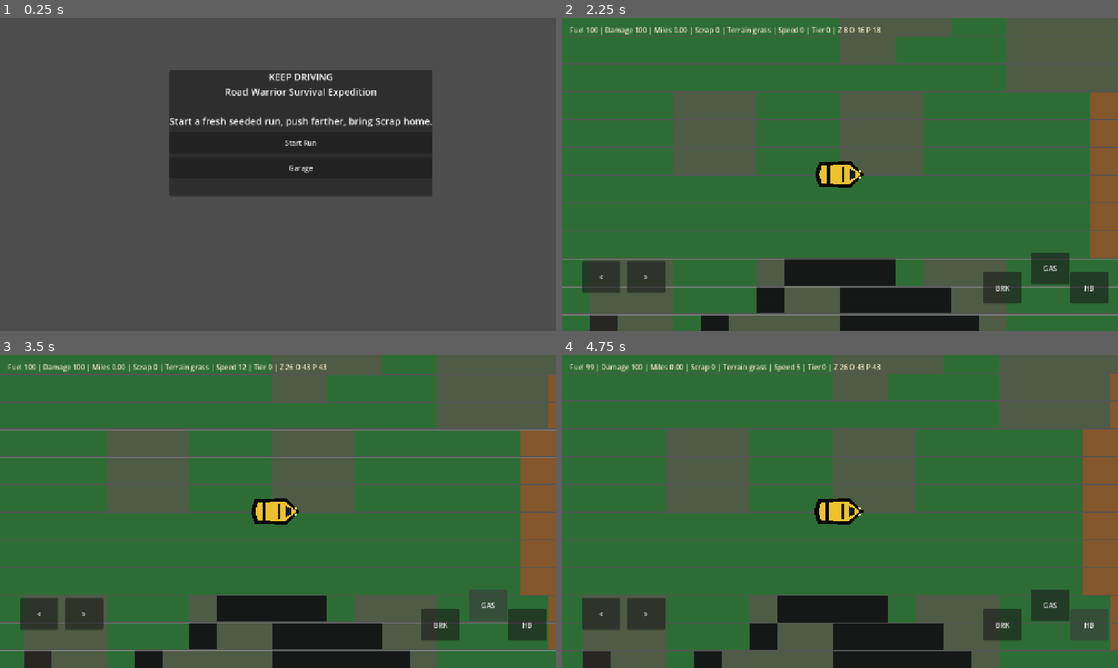
Above: before the commit, frames 1-4 (two rows, left to right).
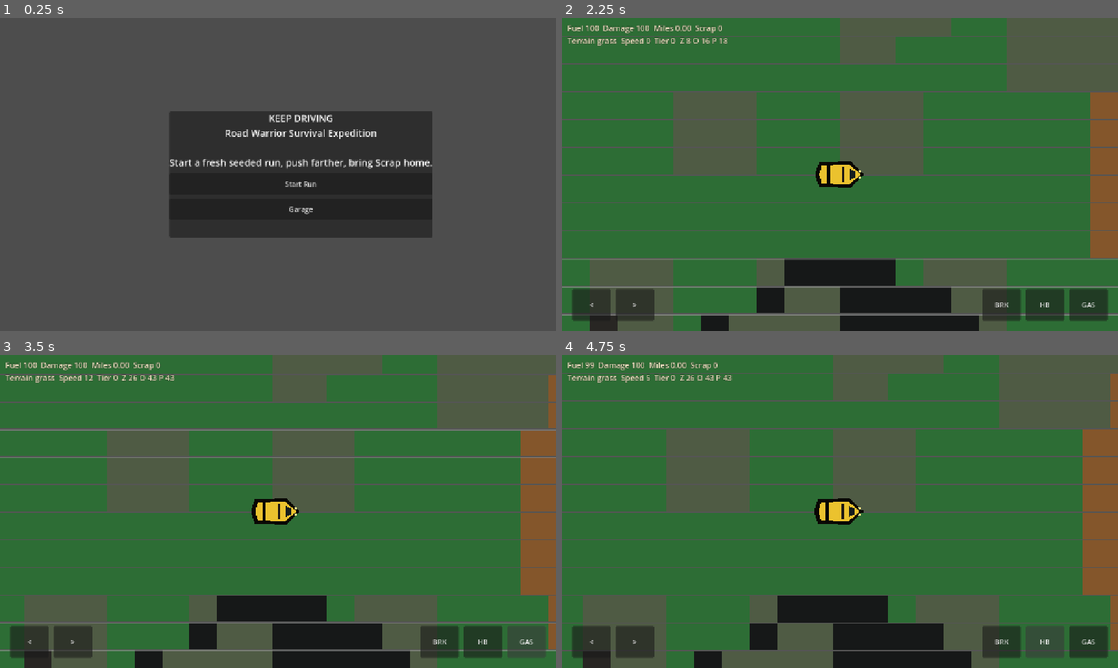
Above: after the commit, the same moments.

Repository: scwlkr/keep-driving
Game: Godot game, scene res://scenes/main.tscn
Two runs of this game, one before a commit and one after it. Both use one fixed random seed, a clock stepped at 60 frames per second and the inputs below.
Inputs:
- Up to frame 1 (0.25 s): no input
- Up to frame 2 (2.25 s): click "Garage" at 0.5 s; click "Back" at 1.25 s; click "Start Run" at 2 s
- Up to frame 3 (3.5 s): click "GAS" at 2.75 s
- Up to frame 4 (4.75 s): click "BRK" at 3.5 s; click "HB" at 4.25 s

The runs differ from the first frame. In frame 1, 14% of the frame differs, in the area x 30-78%, y 16-71%; in frame 2, 6.5%; in frame 3, 6.4%; in frame 4, 6.4%.

Commit message:
Validate build 06 07 09 loop proofs

Diff:
--- a/proofs/manual_smoke_proof.gd
+++ b/proofs/manual_smoke_proof.gd
@@ -2,6 +2,8 @@
 
 const C = preload("res://scripts/game_constants.gd")
 const GameRoot = preload("res://scripts/game_root.gd")
+const ProfileStore = preload("res://scripts/profile_store.gd")
+const WorldEntity = preload("res://scripts/world_entity.gd")
 
 func _initialize() -> void:
 	call_deferred("_run")
@@ -11,21 +13,34 @@
 	root.add_child(game)
 	game.persist_enabled = false
 	game._ready()
-	game.profile = preload("res://scripts/profile_store.gd").default_profile()
+	game.simulated_mobile_viewport = Vector2(896, 414)
+	game.profile = ProfileStore.default_profile()
 	game.profile["scrap"] = 40
 	game.start_run(909090)
 	var covered := {
 		"road": false,
 		"offroad": false,
 		"handbrake": false,
-		"pickup": false,
-		"damage": false,
+		"fuel_pickup": false,
+		"repair_pickup": false,
+		"scrap_pickup": false,
+		"zombie_ram": false,
+		"zombie_contact_damage": false,
+		"obstacle_light": false,
+		"obstacle_medium": false,
+		"obstacle_heavy": false,
+		"fuel_end": false,
+		"damage_end": false,
 		"results": false,
 		"garage": false,
 		"restart": false,
 		"mobile": false,
+		"mobile_touch_input": false,
+		"dashboard": false,
 	}
 	for i in range(60 * 600):
+		if game.state != "running":
+			game.start_run(909090 + i)
 		var steer := sin(float(i) * 0.017)
 		game.simulated_controls = {
 			"steer": steer,
@@ -41,24 +56,113 @@
 			covered["offroad"] = true
 		if bool(game.simulated_controls["handbrake"]):
 			covered["handbrake"] = true
-		if game.run_scrap > 0 or game.fuel < C.max_fuel_for(game.profile["upgrades"]):
-			covered["pickup"] = true
-		if game.vehicle_damage_remaining < C.max_damage_for(game.profile["upgrades"]):
-			covered["damage"] = true
-		if game.state != "running":
-			break
-	if game.state == "running":
-		game.end_run("manual smoke timeout")
-	covered["results"] = game.state == "results"
+		covered["dashboard"] = covered["dashboard"] or _dashboard_has_core_stats(game)
+		if game.fuel < 12.0:
+			game.fuel = 45.0
+		if game.vehicle_damage_remaining < 20.0:
+			game.vehicle_damage_remaining = 60.0
+
+	game.simulated_controls = {}
+	game.vehicle_damage_remaining = C.max_damage_for(game.profile["upgrades"])
+	game.fuel = C.max_fuel_for(game.profile["upgrades"])
+	covered["fuel_pickup"] = _prove_pickup(game, "fuel")
+	covered["repair_pickup"] = _prove_pickup(game, "repair")
+	covered["scrap_pickup"] = _prove_pickup(game, "scrap")
+	covered["zombie_ram"] = _prove_zombie_ram(game)
+	covered["zombie_contact_damage"] = _prove_zombie_contact_damage(game)
+	covered["obstacle_light"] = _prove_obstacle_contact(game, "light")
+	covered["obstacle_medium"] = _prove_obstacle_contact(game, "medium")
+	covered["obstacle_heavy"] = _prove_obstacle_contact(game, "heavy")
+
+	game.fuel = 0.0
+	game.sputter_seconds = C.SPUTTER_GRACE_SECONDS
+	game._apply_run_resources(0.01, C.TERRAIN_ROAD)
+	covered["fuel_end"] = game.state == "results" and game.run_end_reason == "Fuel"
+	covered["results"] = covered["fuel_end"]
+
 	game.show_garage()
-	covered["garage"] = game.buy_upgrade("fuel_tank") or int(game.profile["upgrades"]["fuel_tank"]) > 0
+	covered["garage"] = game.buy_upgrade("fuel_tank") and int(game.profile["upgrades"]["fuel_tank"]) == 1
 	var previous_seed := game.run_seed
-	game.start_run(808080)
-	covered["restart"] = game.run_seed != previous_seed
-	covered["mobile"] = bool(game.mobile_layout_report()["landscape"])
+	var scrap_after_garage := int(game.profile["scrap"])
+	game.start_run()
+	game._process(1.0 / 60.0)
+	covered["restart"] = game.run_seed != previous_seed and int(game.profile["upgrades"]["fuel_tank"]) == 1 and int(game.profile["scrap"]) == scrap_after_garage and game.fuel > C.MAX_FUEL
+
+	game._touch_button("steer_left", true)
+	game._touch_button("gas", true)
+	game._touch_button("handbrake", true)
+	var touch_controls := game._read_controls()
+	covered["mobile_touch_input"] = float(touch_controls["steer"]) < 0.0 and bool(touch_controls["gas"]) and bool(touch_controls["handbrake"])
+	game._touch_button("steer_left", false)
+	game._touch_button("gas", false)
+	game._touch_button("handbrake", false)
+	var mobile_report := game.mobile_layout_report()
+	covered["mobile"] = bool(mobile_report["landscape"]) and bool(mobile_report["touch_sized"]) and bool(mobile_report["controls_in_bounds"])
+	covered["dashboard"] = covered["dashboard"] and bool(mobile_report["dashboard_has_core_stats"]) and bool(mobile_report["dashboard_width_ok"])
+
+	game.apply_damage(C.max_damage_for(game.profile["upgrades"]), "manual smoke lethal")
+	covered["damage_end"] = game.state == "results" and game.run_end_reason.begins_with("Vehicle Damage")
+
 	var ok := true
 	for key in covered.keys():
 		ok = ok and bool(covered[key])
-	print("MANUAL_SMOKE_SIMULATION seconds=600 covered=%s pass=%s" % [str(covered), str(ok)])
+	print("MANUAL_SMOKE_SIMULATION seconds=600 covered=%s mobile=%s pass=%s" % [str(covered), str(mobile_report), str(ok)])
 	game.queue_free()
 	quit(0 if ok else 1)
+
+func _spawn_entity(game:GameRoot, id:String, kind:String, offset:Vector2) -> WorldEntity:
+	var entity := WorldEntity.new()
+	entity.setup({"id": id, "kind": kind}, game.player.global_position + offset, "manual_smoke")
+	game.world.add_child(entity)
+	game.world.active_entities[entity.marker_id] = entity
+	return entity
+
+func _prove_pickup(game:GameRoot, kind:String) -> bool:
+	var id := "manual:%s" % kind
+	if kind == "fuel":
+		game.fuel = 10.0
+	elif kind == "repair":
+		game.vehicle_damage_remaining = C.max_damage_for(game.profile["upgrades"]) - 40.0
+	var scrap_before := game.run_scrap
+	var fuel_before := game.fuel
+	var damage_before := game.vehicle_damage_remaining
+	_spawn_entity(game, id, kind, Vector2(12, 0))
+	game._handle_contacts(0.1)
+	if kind == "fuel":
+		return game.fuel > fuel_before and game.world.run_mutations.has(id)
+	if kind == "repair":
+		return game.vehicle_damage_remaining > damage_before and game.world.run_mutations.has(id)
+	return game.run_scrap == scrap_before + C.SCRAP_PICKUP_AMOUNT and game.world.run_mutations.has(id)
+
+func _prove_zombie_ram(game:GameRoot) -> bool:
+	var id := "manual:zombie_ram"
+	game.player.velocity = Vector2.RIGHT * 260.0
+	_spawn_entity(game, id, "zombie", Vector2(30, 0))
+	game._handle_contacts(0.1)
+	return game.world.run_mutations.has(id)
+
+func _prove_zombie_contact_damage(game:GameRoot) -> bool:
+	var id := "manual:zombie_contact"
+	game.player.velocity = Vector2.ZERO
+	game.vehicle_damage_remaining = C.max_damage_for(game.profile["upgrades"])
+	var damage_before := game.vehicle_damage_remaining
+	_spawn_entity(game, id, "zombie", Vector2(30, 0))
+	game._handle_contacts(1.0)
+	game.world.mutate_marker(id, "proofed")
+	return game.vehicle_damage_remaining < damage_before
+
+func _prove_obstacle_contact(game:GameRoot, weight:String) -> bool:
+	var id := "manual:obstacle_%s" % weight
+	game.vehicle_damage_remaining = C.max_damage_for(game.profile["upgrades"])
+	game.player.velocity = Vector2.RIGHT * (500.0 if weight == "medium" else 260.0)
+	var damage_before := game.vehicle_damage_remaining
+	_spawn_entity(game, id, "obstacle_%s" % weight, Vector2(30, 0))
+	game._handle_contacts(0.1)
+	var damaged := game.vehicle_damage_remaining < damage_before
+	var mutation_ok := true if weight == "heavy" else game.world.run_mutations.has(id)
+	game.world.mutate_marker(id, "proofed")
+	return damaged and mutation_ok
+
+func _dashboard_has_core_stats(game:GameRoot) -> bool:
+	var text := game.dashboard.text
+	return text.find("Fuel") >= 0 and text.find("Damage") >= 0 and text.find("Miles") >= 0 and text.find("Scrap") >= 0
--- a/scripts/game_root.gd
+++ b/scripts/game_root.gd
@@ -28,6 +28,7 @@
 var run_end_reason := ""
 var touch_state := {"steer": 0.0, "gas": false, "brake": false, "handbrake": false}
 var simulated_controls := {}
+var simulated_mobile_viewport := Vector2.ZERO
 
 func _ready() -> void:
 	profile = ProfileStore.load_profile()
@@ -68,6 +69,7 @@
 
 func show_start() -> void:
 	state = "start"
+	_layout_ui()
 	player.visible = false
 	world.visible = false
 	_set_menu(true, "KEEP DRIVING\nRoad Warrior Survival Expedition\n\nStart a fresh seeded run, push farther, bring Scrap home.")
@@ -77,6 +79,7 @@
 
 func show_garage() -> void:
 	state = "garage"
+	_layout_ui()
 	player.visible = false
 	world.visible = false
 	var upgrades:Dictionary = profile["upgrades"]
@@ -93,6 +96,7 @@
 
 func start_run(seed:int = 0) -> void:
 	state = "running"
+	_layout_ui()
 	run_seed = seed if seed != 0 else _fresh_seed()
 	world.visible = true
 	world.start_run(run_seed)
@@ -159,11 +163,31 @@
 		end_run("Vehicle Damage: %s" % source)
 
 func mobile_layout_report() -> Dictionary:
+	var viewport_size := simulated_mobile_viewport if simulated_mobile_viewport.x > 0.0 and simulated_mobile_viewport.y > 0.0 else get_viewport_rect().size
+	_layout_ui(viewport_size)
+	var control_names := ["steer_left", "steer_right", "gas", "brake", "handbrake"]
+	var touch_sized := true
+	var controls_in_bounds := true
+	var control_rects := {}
+	for key in control_names:
+		var button:Button = mobile_controls[key]
+		var size := button.size
+		if size.x <= 0.0 or size.y <= 0.0:
+			size = button.custom_minimum_size
+		var rect := Rect2(button.position, size)
+		control_rects[key] = rect
+		touch_sized = touch_sized and size.x >= 64.0 and size.y >= 64.0
+		controls_in_bounds = controls_in_bounds and rect.position.x >= 0.0 and rect.position.y >= 0.0 and rect.end.x <= viewport_size.x and rect.end.y <= viewport_size.y
+	var dashboard_has_core_stats := dashboard.text.find("Fuel") >= 0 and dashboard.text.find("Damage") >= 0 and dashboard.text.find("Miles") >= 0 and dashboard.text.find("Scrap") >= 0
 	return {
-		"landscape": get_viewport_rect().size.x >= get_viewport_rect().size.y,
-		"viewport": get_viewport_rect().size,
-		"controls": ["steer_left", "steer_right", "gas", "brake", "handbrake"],
-		"touch_sized": true,
+		"landscape": viewport_size.x >= viewport_size.y,
+		"viewport": viewport_size,
+		"controls": control_names,
+		"touch_sized": touch_sized,
+		"controls_in_bounds": controls_in_bounds,
+		"control_rects": control_rects,
+		"dashboard_has_core_stats": dashboard_has_core_stats,
+		"dashboard_width_ok": dashboard.size.x <= viewport_size.x - 16.0,
 	}
 
 func automated_loop_proof() -> Dictionary:
@@ -184,7 +208,13 @@
 	start_run(22222)
 	var second_seed := run_seed
 	var max_fuel_after := C.max_fuel_for(profile["upgrades"])
-	var ok := first_seed != second_seed and bought and int(profile["upgrades"]["fuel_tank"]) == 1 and max_fuel_after > C.MAX_FUEL and scrap_after >= 33
+	var proof_save_path := "user://keep_driving_profile_v0_proof.json"
+	ProfileStore.save_profile(profile, proof_save_path)
+	var reloaded_profile := ProfileStore.load_profile(proof_save_path)
+	if FileAccess.file_exists(proof_save_path):
+		DirAccess.remove_absolute(ProjectSettings.globalize_path(proof_save_path))
+	var persistence_ok := int(reloaded_profile["scrap"]) == int(profile["scrap"]) and int(reloaded_profile["upgrades"]["fuel_tank"]) == 1
+	var ok := first_seed != second_seed and bought and int(profile["upgrades"]["fuel_tank"]) == 1 and max_fuel_after > C.MAX_FUEL and scrap_after >= 33 and persistence_ok
 	persist_enabled = old_persist
 	return {
 		"ok": ok,
@@ -193,6 +223,7 @@
 		"scrap_after_results": scrap_after,
 		"fuel_tank_level": int(profile["upgrades"]["fuel_tank"]),
 		"max_fuel_after_upgrade": max_fuel_after,
+		"profile_persistence_ok": persistence_ok,
 	}
 
 func _handle_contacts(delta:float) -> void:
@@ -251,7 +282,7 @@
 
 func _update_dashboard(terrain:int, movement:Dictionary) -> void:
 	var counts := world.entity_counts()
-	dashboard.text = "Fuel %.0f | Damage %.0f | Miles %.2f | Scrap %d | Terrain %s | Speed %.0f | Tier %d | Z %d O %d P %d" % [
+	dashboard.text = "Fuel %.0f  Damage %.0f  Miles %.2f  Scrap %d\nTerrain %s  Speed %.0f  Tier %d  Z %d O %d P %d" % [
 		fuel,
 		vehicle_damage_remaining,
 		miles_driven,
@@ -269,8 +300,11 @@
 	add_child(canvas)
 	dashboard = Label.new()
 	dashboard.name = "Dashboard"
-	dashboard.position = Vector2(18, 16)
+	dashboard.position = Vector2(12, 10)
+	dashboard.add_theme_font_size_override("font_size", 18)
 	dashboard.add_theme_color_override("font_color", Color(0.96, 0.91, 0.78))
+	dashboard.add_theme_color_override("font_outline_color", Color(0.05, 0.04, 0.03))
+	dashboard.add_theme_constant_override("outline_size", 3)
 	canvas.add_child(dashboard)
 	menu_panel = PanelContainer.new()
 	menu_panel.position = Vector2(390, 120)
@@ -303,21 +337,22 @@
 
 func _build_mobile_controls() -> void:
 	var names := {
-		"steer_left": ["<", Vector2(46, 560)],
-		"steer_right": [">", Vector2(150, 560)],
-		"gas": ["GAS", Vector2(1080, 540)],
-		"brake": ["BRK", Vector2(970, 585)],
-		"handbrake": ["HB", Vector2(1170, 585)],
+		"steer_left": "<",
+		"steer_right": ">",
+		"gas": "GAS",
+		"brake": "BRK",
+		"handbrake": "HB",
 	}
 	for key in names.keys():
 		var button := Button.new()
-		button.text = names[key][0]
-		button.position = names[key][1]
+		button.text = names[key]
 		button.custom_minimum_size = Vector2(88, 72)
+		button.size = button.custom_minimum_size
 		button.button_down.connect(func(): _touch_button(key, true))
 		button.button_up.connect(func(): _touch_button(key, false))
 		canvas.add_child(button)
 		mobile_controls[key] = button
+	_layout_ui()
 
 func _touch_button(key:String, pressed:bool) -> void:
 	match key:
@@ -341,8 +376,44 @@
 		buttons[key].visible = keys.has(key)
 
 func _set_mobile_visible(visible:bool) -> void:
+	_layout_ui()
 	for button in mobile_controls.values():
 		button.visible = visible
 
+func _layout_ui(layout_size:Vector2 = Vector2.ZERO) -> void:
+	if dashboard == null:
+		return
+	var viewport_size := layout_size if layout_size.x > 0.0 and layout_size.y > 0.0 else get_viewport_rect().size
+	dashboard.position = Vector2(12, 10)
+	dashboard.size = Vector2(maxf(320.0, viewport_size.x - 24.0), 62.0)
+	if menu_panel != null:
+		var panel_size := Vector2(minf(500.0, viewport_size.x - 40.0), minf(290.0, viewport_size.y - 40.0))
+		menu_panel.custom_minimum_size = panel_size
+		menu_panel.size = panel_size
+		menu_panel.position = (viewport_size - panel_size) * 0.5
+	_layout_mobile_controls(viewport_size)
+
+func _layout_mobile_controls(viewport_size:Vector2) -> void:
+	if mobile_controls.is_empty():
+		return
+	var button_size := Vector2(88, 72)
+	var gap := 12.0
+	var margin := 24.0
+	var bottom_y := maxf(96.0, viewport_size.y - margin - button_size.y)
+	var right_x := maxf(margin, viewport_size.x - margin - button_size.x * 3.0 - gap * 2.0)
+	var positions := {
+		"steer_left": Vector2(margin, bottom_y),
+		"steer_right": Vector2(margin + button_size.x + gap, bottom_y),
+		"brake": Vector2(right_x, bottom_y),
+		"handbrake": Vector2(right_x + button_size.x + gap, bottom_y),
+		"gas": Vector2(right_x + (button_size.x + gap) * 2.0, bottom_y),
+	}
+	for key in positions.keys():
+		if mobile_controls.has(key):
+			var button:Button = mobile_controls[key]
+			button.position = positions[key]
+			button.custom_minimum_size = button_size
+			button.size = button_size
+
 func _fresh_seed() -> int:
 	return int(Time.get_ticks_usec() & 0x7fffffff)
--- a/scripts/profile_store.gd
+++ b/scripts/profile_store.gd
@@ -14,10 +14,10 @@
 		"runs": 0,
 	}
 
-static func load_profile() -> Dictionary:
-	if not FileAccess.file_exists(SAVE_PATH):
+static func load_profile(path:String = SAVE_PATH) -> Dictionary:
+	if not FileAccess.file_exists(path):
 		return default_profile()
-	var file := FileAccess.open(SAVE_PATH, FileAccess.READ)
+	var file := FileAccess.open(path, FileAccess.READ)
 	if file == null:
 		return default_profile()
 	var parsed = JSON.parse_string(file.get_as_text())
@@ -35,8 +35,8 @@
 			profile["upgrades"][key] = 0
 	return profile
 
-static func save_profile(profile:Dictionary) -> void:
-	var file := FileAccess.open(SAVE_PATH, FileAccess.WRITE)
+static func save_profile(profile:Dictionary, path:String = SAVE_PATH) -> void:
+	var file := FileAccess.open(path, FileAccess.WRITE)
 	if file == null:
 		return
 	file.store_string(JSON.stringify(profile, "\t"))
Not shown, changed: .scratch/keep-driving-v0/issues/build-06-resources-results-garage-and-persistence.md
Not shown, changed: .scratch/keep-driving-v0/issues/build-07-readability-feedback-ui-and-audio.md
Not shown, changed: .scratch/keep-driving-v0/issues/build-09-end-to-end-playable-loop-and-final-smoke.md
